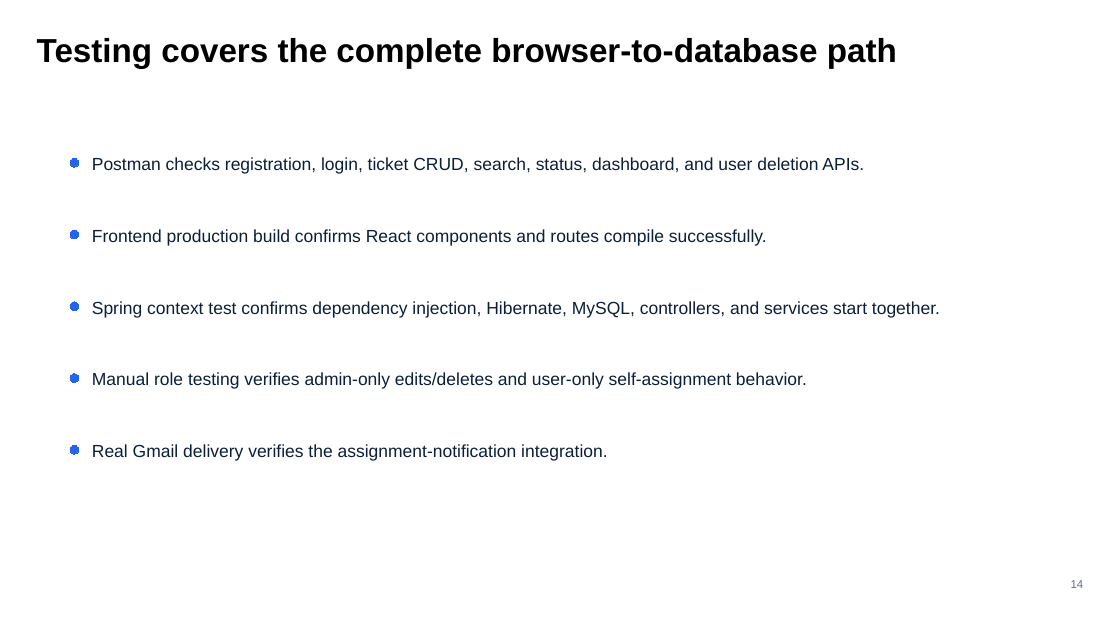
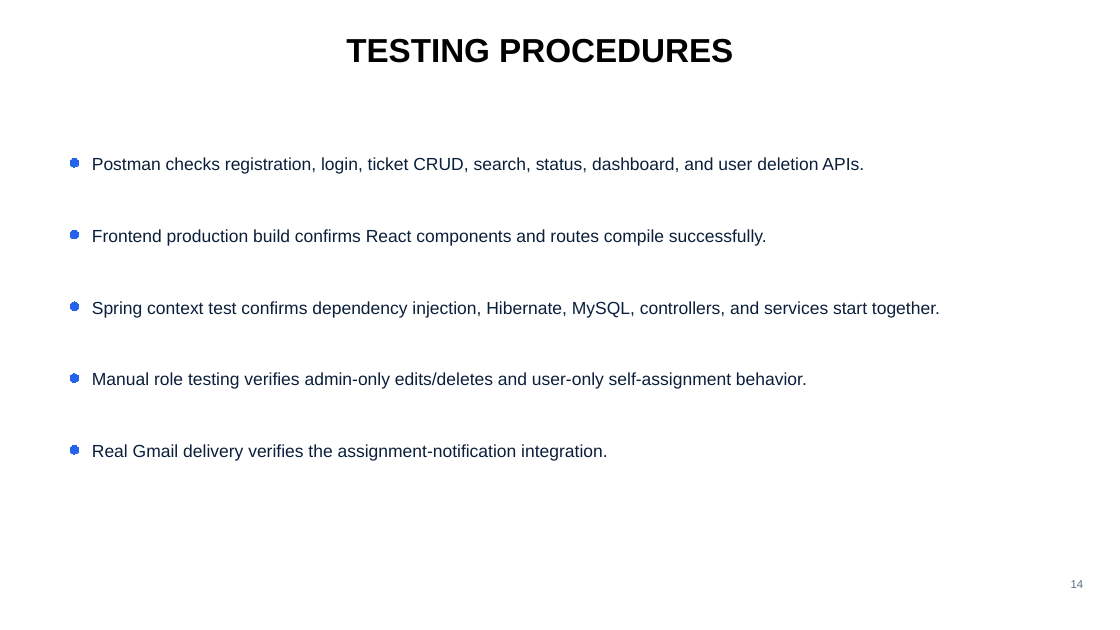
Before and after one commit to aayamneupane/MiniTaskManagement-System, a slide deck: slide 15 of documentation/Mini-Task-Management-System-Presentation.pptx (slide 14 before the commit). Drawn at 1120x630 pixels with LibreOffice and Linux fonts; fonts in the diff are those of the drawing. Boxes give left, top, right and bottom in pixels: in the first picture for what was removed or moved away, otherwise in the second. Text is boxed around its words. In the diff, an @@ line names an element or a change of style, - is before the commit and + after.

```diff
--- a/documentation/Mini-Task-Management-System-Presentation.pptx
+++ b/documentation/Mini-Task-Management-System-Presentation.pptx
@@ text at (346,38,733,63): text changed @@
-Testing covers the complete browser-to-database path
+TESTING PROCEDURES
```
Also in this commit, not shown: 11 other slides changed, 1 slide added.
